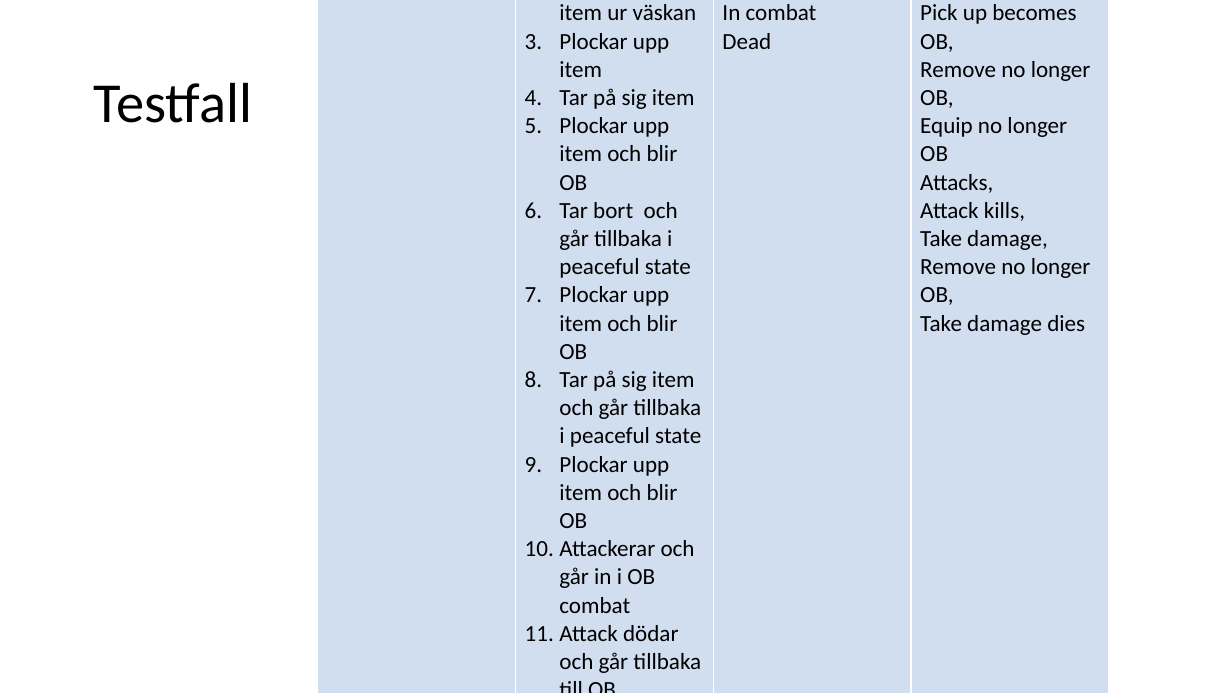
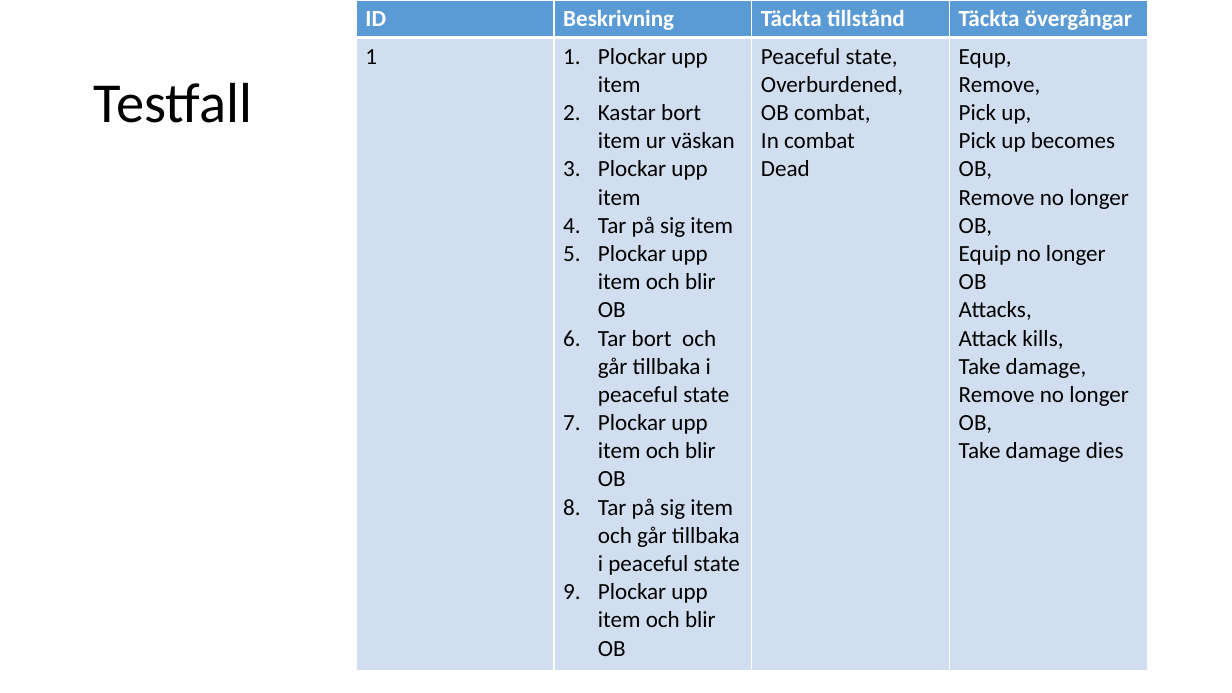
Before and after one commit to fyrtio2/projektINTE, a slide deck: slide 19 of 01 Dokumentation/slutredovisning.pptx. Drawn at 1232x693 pixels with LibreOffice and Linux fonts; fonts in the diff are those of the drawing. Boxes give left, top, right and bottom in pixels: in the first picture for what was removed or moved away, otherwise in the second. Text is boxed around its words. In the diff, an @@ line names an element or a change of style, - is before the commit and + after.

```diff
--- a/01 Dokumentation/slutredovisning.pptx
+++ b/01 Dokumentation/slutredovisning.pptx
@@ table at bbox=[357, 0, 1148, 670] @@
-row 2: 1 | Plockar upp item / Kastar bort item ur väskan / Plockar upp item / Tar på sig item / Plockar upp item och blir OB / Tar bort och går tillbaka i peaceful state / Plockar upp item och blir OB / Tar på sig item och går tillbaka i peaceful state / Plockar upp item och blir OB / Attackerar och går in i OB combat / Attack dödar och går tillbaka till OB / Attackerar och går in i OB combat / Tar damage / Attackerar / Tar bort item / Tar bort item och går in i vanlig combat / Tar damage och dör. | Peaceful state, / Overburdened, / OB combat, / In combat / Dead | Equp, / Remove, / Pick up, / Pick up becomes OB, / Remove no longer OB, / Equip no longer OB / Attacks, / Attack kills, / Take damage, / Remove no longer OB, / Take damage dies
-row 3:  |  |  | 
-row 4:  |  |  | 
+row 2: 1 | Plockar upp item / Kastar bort item ur väskan / Plockar upp item / Tar på sig item / Plockar upp item och blir OB / Tar bort och går tillbaka i peaceful state / Plockar upp item och blir OB / Tar på sig item och går tillbaka i peaceful state / Plockar upp item och blir OB | Peaceful state, / Overburdened, / OB combat, / In combat / Dead | Equp, / Remove, / Pick up, / Pick up becomes OB, / Remove no longer OB, / Equip no longer OB / Attacks, / Attack kills, / Take damage, / Remove no longer OB, / Take damage dies
@@ table: place and size @@
-table at bbox=[318, 0, 1109, 693]
+table at bbox=[357, 0, 1148, 670]
```
Also in this commit, not shown: 1 other slide changed, 2 slides added.
